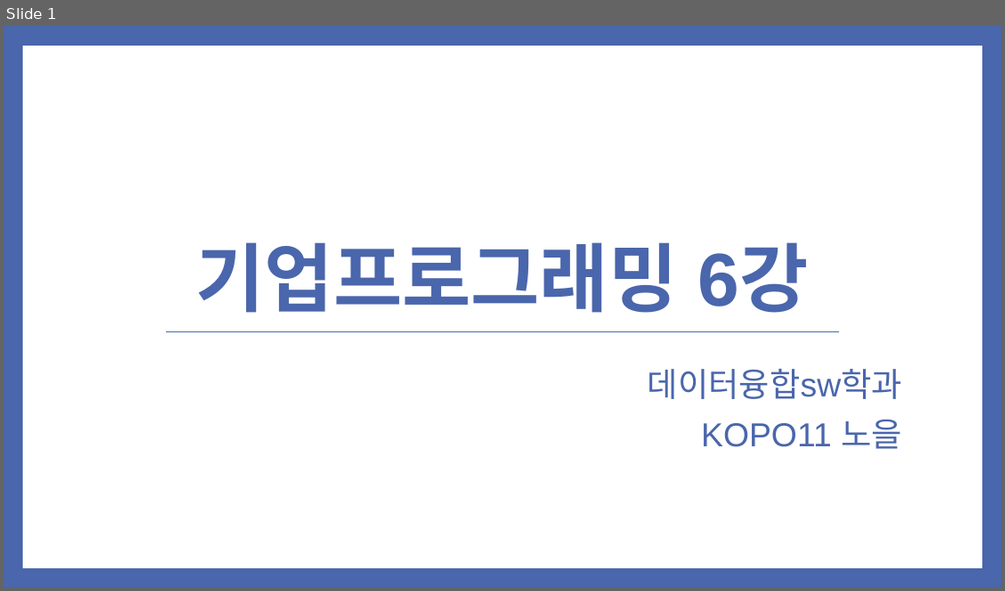
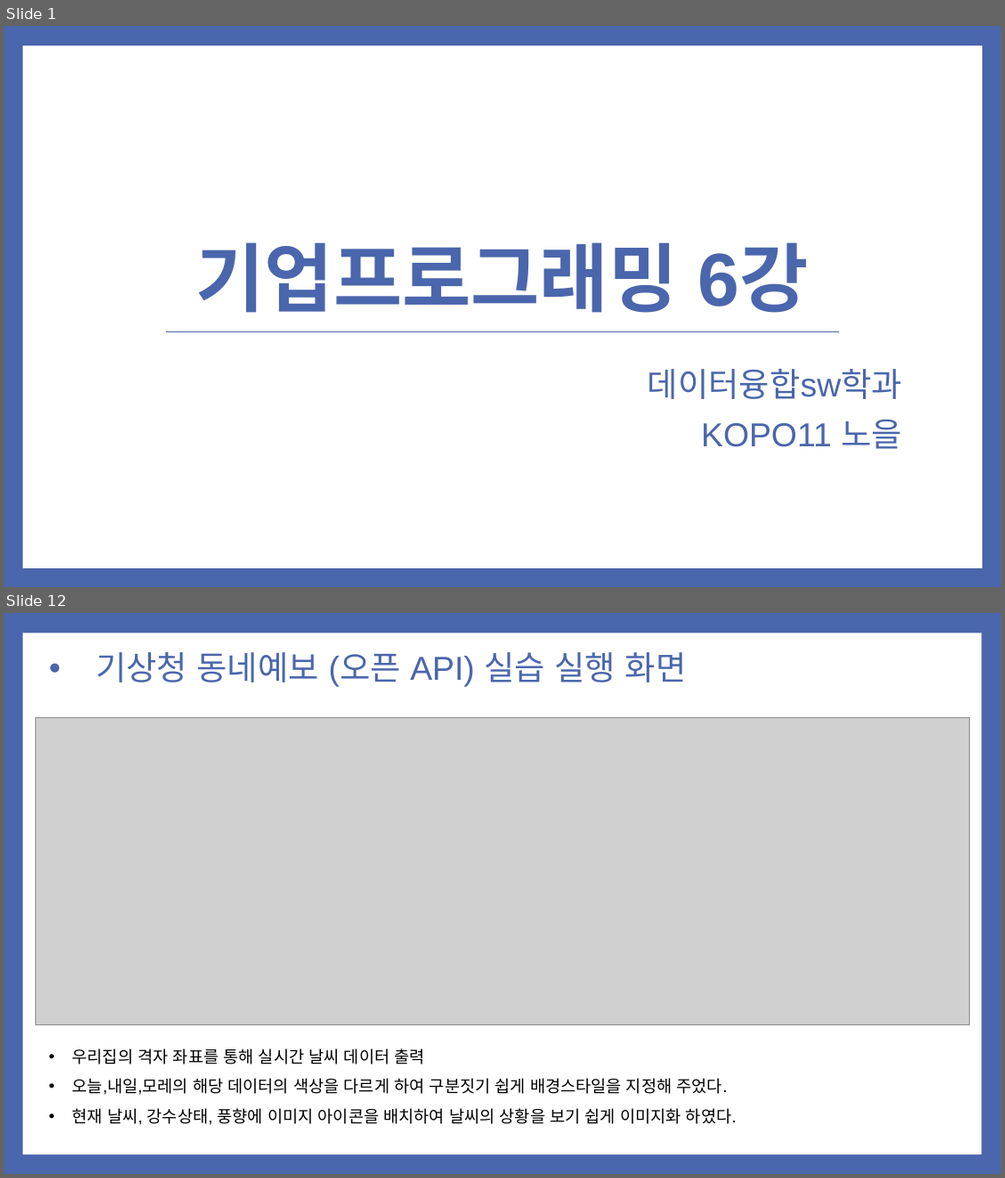
Before and after one commit to noheul1030/KOPO-HTML, a slide deck: 과제PPT/기업업무 6강.pptx. Shown one above the other, each under a label of ours: slide 1 before the commit, slides 1 and 12 after it; the slides between them are not shown. The pictures are 1005x591 and 1005x1178 pixels, drawn with LibreOffice and Linux fonts; fonts in the diff are those of the drawing; grey boxes stand for pictures. Boxes give left, top, right and bottom in pixels: in the first picture for what was removed or moved away, otherwise in the second. Text is boxed around its words. In the diff, an @@ line names an element or a change of style, - is before the commit and + after.

```diff
--- a/과제PPT/기업업무 6강.pptx
+++ b/과제PPT/기업업무 6강.pptx
@@ slide 12 added at box(4, 613, 1001, 1174), background #4A66AC @@
@@ rectangle added at box(23, 633, 981, 1154), fill #FFFFFF @@
@@ text added at box(96, 652, 687, 687), 32 pt, text #4A66AC @@
+• 기상청 동네예보 (오픈 API) 실습 실행 화면
@@ picture added at box(35, 718, 970, 1024) @@
@@ text added at box(73, 1048, 736, 1125), 16 pt, text #000000 @@
+• 우리집의 격자 좌표를 통해 실시간 날씨 데이터 출력
+• 오늘,내일,모레의 해당 데이터의 색상을 다르게 하여 구분짓기 쉽게 배경스타일을 지정해 주었다.
+• 현재 날씨, 강수상태, 풍향에 이미지 아이콘을 배치하여 날씨의 상황을 보기 쉽게 이미지화 하였다.
```
Also in this commit, not shown: 3 slides changed, 7 other slides added, 5 slides removed.
